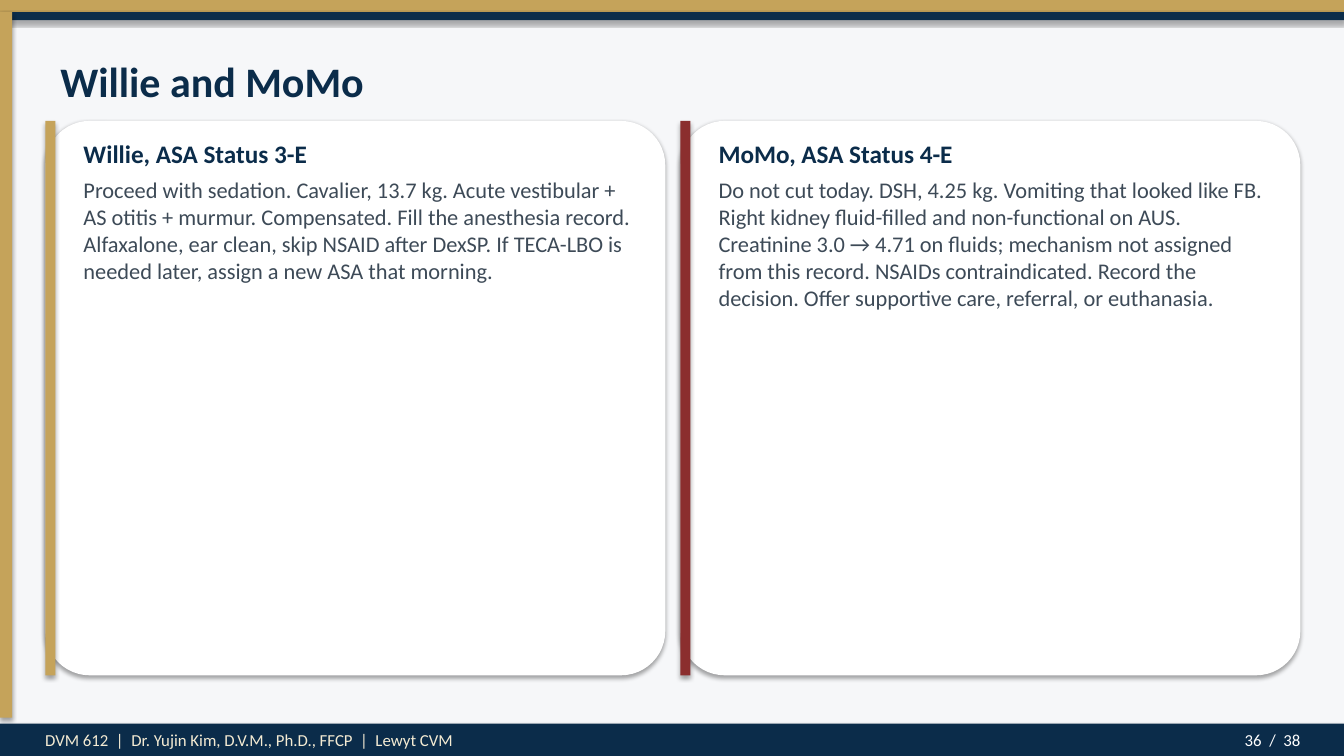
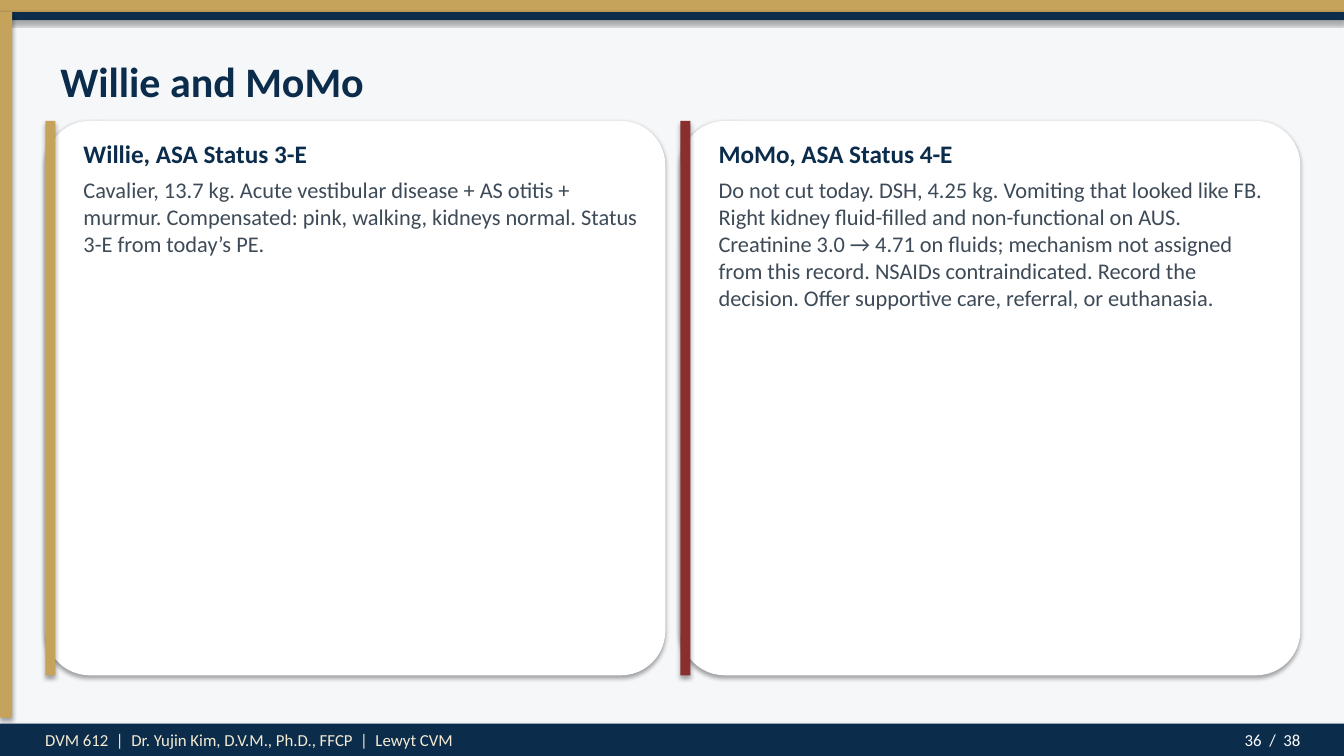
Before and after one commit to drkimvet/happycare, a slide deck: slide 36 of lectures/DVM-612_Week4_Preop_PatientPrep_Postop.pptx. Drawn at 1344x756 pixels with LibreOffice and Linux fonts; fonts in the diff are those of the drawing. Boxes give left, top, right and bottom in pixels: in the first picture for what was removed or moved away, otherwise in the second. Text is boxed around its words. In the diff, an @@ line names an element or a change of style, - is before the commit and + after.

```diff
--- a/lectures/DVM-612_Week4_Preop_PatientPrep_Postop.pptx
+++ b/lectures/DVM-612_Week4_Preop_PatientPrep_Postop.pptx
@@ text at <box>83,182,637,256</box>: text changed @@
-Proceed with sedation. Cavalier, 13.7 kg. Acute vestibular + AS otitis + murmur. Compensated. Fill the anesthesia record. Alfaxalone, ear clean, skip NSAID after DexSP. If TECA-LBO is needed later, assign a new ASA that morning.
+Cavalier, 13.7 kg. Acute vestibular disease + AS otitis + murmur. Compensated: pink, walking, kidneys normal. Status 3-E from today’s PE.
```
Also in this commit, not shown: 7 other slides changed, 6 other files.
